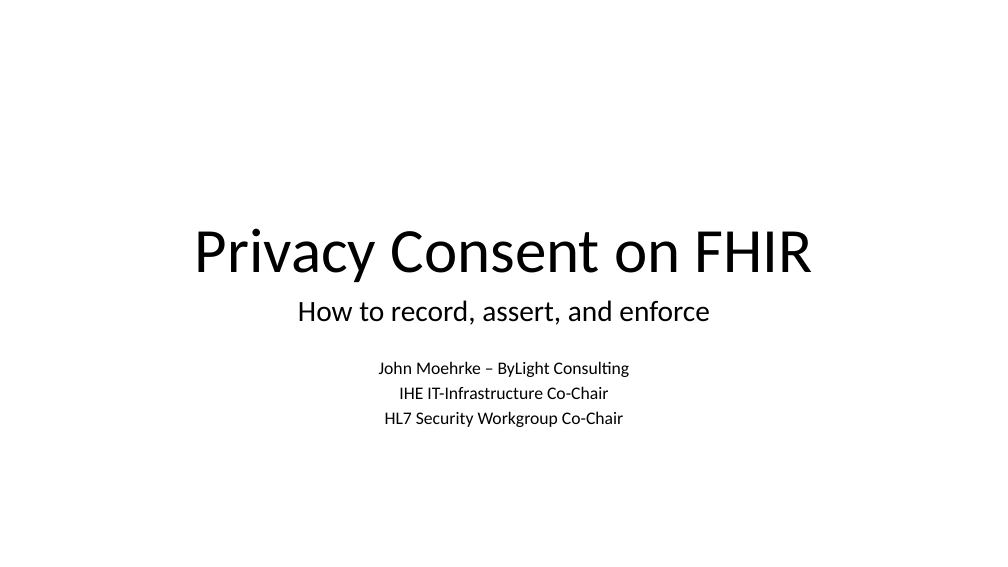
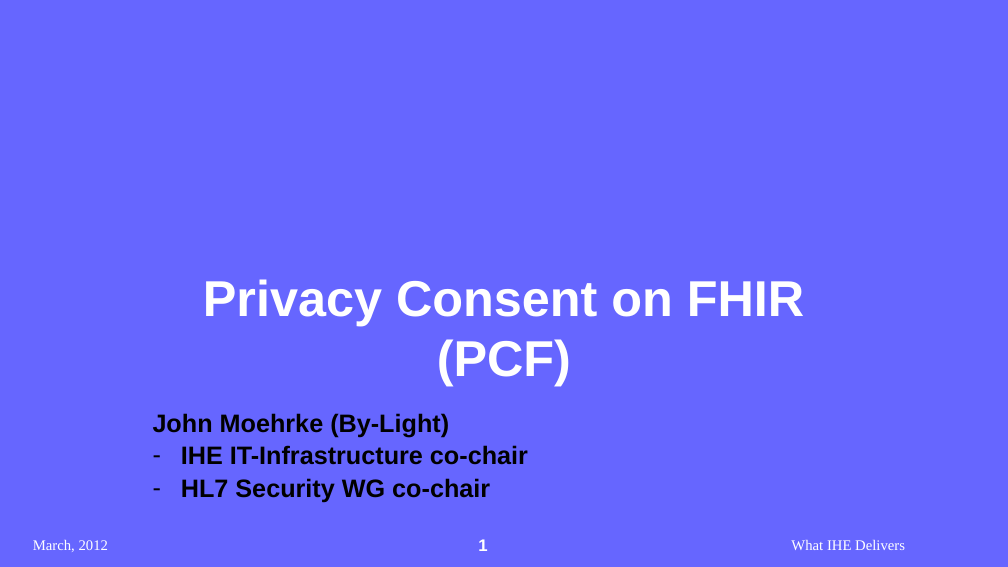
Before and after one commit to IHE/IT-Infrastructure, a slide deck: slide 1 of Presentations/Privacy Consent on FHIR.pptx. Drawn at 1008x567 pixels with LibreOffice and Linux fonts; fonts in the diff are those of the drawing; background and template pictures are left out. Boxes give left, top, right and bottom in pixels: in the first picture for what was removed or moved away, otherwise in the second. Text is boxed around its words. In the diff, an @@ line names an element or a change of style, - is before the commit and + after.

Commit message:
add IHE style to cover page

```diff
--- a/Presentations/Privacy Consent on FHIR.pptx
+++ b/Presentations/Privacy Consent on FHIR.pptx
@@ background #FFFFFF to picture (left out) @@
@@ title at [203,279,804,386]: text changed; size 60 to 48 pt; font Calibri to Arial; text colour #000000 to #FFFFFF; bold on @@
-Privacy Consent on FHIR
+Privacy Consent on FHIR (PCF)
@@ subtitle "John Moehrke (By-Light)" at [153,413,528,502]: vertical alignment top to middle @@
@@ subtitle at [153,413,528,502]: text changed; size 16.8 to 24 pt; font Calibri to Arial; bold on @@
-How to record, assert, and enforce
-John Moehrke – ByLight Consulting
-IHE IT-Infrastructure Co-Chair
-HL7 Security Workgroup Co-Chair
+John Moehrke (By-Light)
+– IHE IT-Infrastructure co-chair
+– HL7 Security WG co-chair
@@ page number added at [478,539,487,551], 16 pt, text #FFFFFF, bold @@
+1
@@ text added at [33,540,108,552], 14 pt, text #FFFFFF @@
+March, 2012
@@ text added at [791,540,905,550], 14 pt, text #FFFFFF @@
+What IHE Delivers
```
